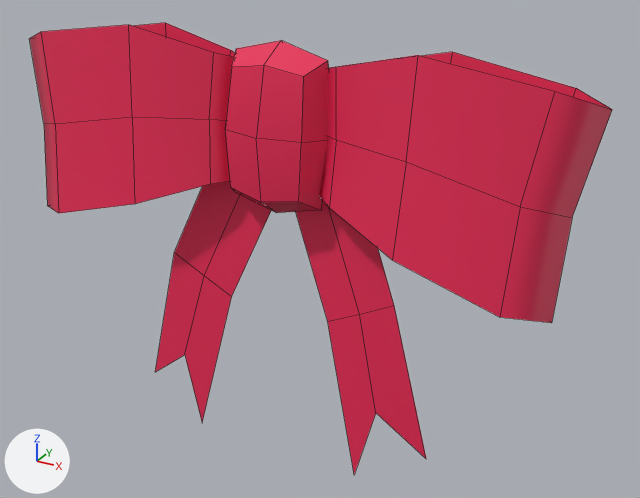
A saved change to the Blender file Assets/PLaceholder/present/Present.blend.
One viewpoint serves both versions: a 50 mm camera at (0.155, -0.253, 0.085) aimed at (0.013, 0.006, -0.044). The axes (+X, +Y, +Z) are drawn at lower left. The lights are the same throughout. Mesh edges are drawn as thin lines.

In view in the first picture: 'Noh', 'Noh.001', 'Noh.002', 'Noh.003', 'Noh.004'.
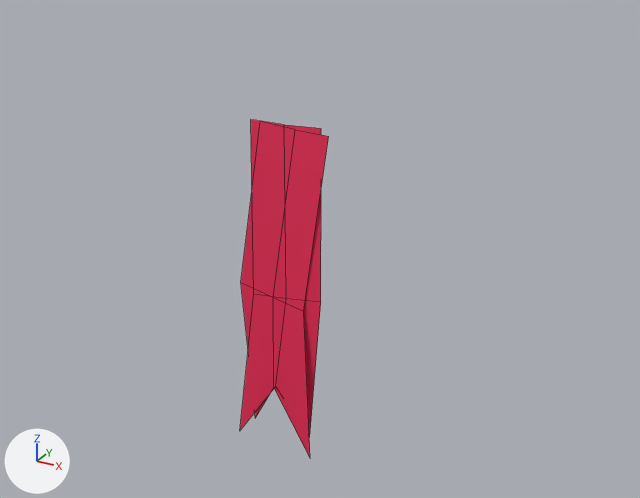
Where the newer file only moved an object's origin or applied its transform, the numbers keep the older frame.

The edits, one by one:
me_cube_004 has 9 vertices, 4 faces and spans x -0.0618..0.0047, y -0.0077..0.0061, z -0.1276..0.0019.
me_cube_004 is used by ob_noh_001; location (0.0, 0.0, 0.0).
Part 1, on me_cube_004:
Vertex 0 of me_cube_004 moves from (-0.0618, -0.0031, -0.1136) at pixel (155, 372) to (-0.0118, -0.0006, -0.1225) at pixel (255, 418).
Vertex 1 of me_cube_004 moves from (-0.0469, -0.003, -0.0549) at pixel (174, 252) to (-0.0169, -0.0007, -0.0622) at pixel (240, 282).
Vertex 2 of me_cube_004 moves from (-0.0427, -0.0063, -0.098) at pixel (184, 354) to (0.0, -0.005, -0.1016) at pixel (273, 387).
Vertex 3 of me_cube_004 moves from (-0.035, -0.0077, -0.1276) at pixel (202, 423) to (0.0177, -0.0074, -0.127) at pixel (310, 458).
Vertex 4 of me_cube_004 moves from (-0.0335, -0.0025, -0.0621) at pixel (204, 275) to (-0.002, -0.0014, -0.0646) at pixel (273, 297).
Vertex 5 of me_cube_004 moves from (-0.0209, -0.0029, -0.0681) at pixel (231, 296) to (0.0118, -0.0028, -0.0661) at pixel (303, 311).
Vertex 6 of me_cube_004 moves from (-0.0085, 0.0061, -0.0037) to (0.003, 0.0062, -0.0011) at pixel (295, 129).
Vertex 7 of me_cube_004 moves from (-0.0224, 0.0056, 0.0019) to (-0.0119, 0.0069, -0.0004) at pixel (260, 121).
Vertex 8 of me_cube_004 moves from (0.0047, 0.0058, -0.0081) to (0.0169, 0.0048, -0.0009) at pixel (328, 136).
me_cube_008 has 9 vertices, 4 faces and spans x -0.0047..0.0618, y -0.0077..0.0061, z -0.1276..0.0019.
me_cube_008 is used by ob_noh_002; location (0.0, 0.0, 0.0).
me_cube_008 part 2: the whole mesh is turned 18.9 degrees about the y axis through its middle, then moved by (-0.0307, 0.0009, 0.0002).
Object 'Noh' (ob_noh) is now hidden.
Object 'Noh.001' (ob_noh_001) turns from (0, 0, 0) to (0, 0.8, 0) degrees about x, y and z.
Object 'Noh.003' (ob_noh_003) is now hidden.
Object 'Noh.004' (ob_noh_004) is now hidden.

What differs and where, as boxes (x1, y1, x2, y2) in the pictures (640 x 498 px):
'Noh.004', hidden (red)
    before: (319, 52, 612, 323)
'Noh.003', hidden (red)
    before: (29, 23, 235, 213)
'Noh.002', mesh turned
    before: (296, 201, 426, 474)
    after: (240, 120, 321, 437)
'Noh.001', reshaped, turned
    before: (155, 181, 271, 422)
    after: (241, 123, 329, 458)
'Noh', hidden (red)
    before: (225, 41, 329, 213)
